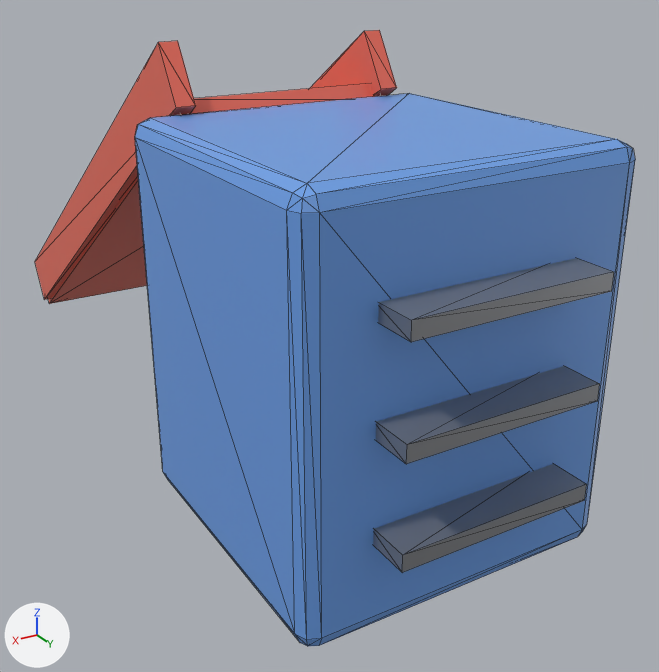
The glTF model dead-city/models/props/kids_slide.glb as it was, and as the next commit left it.
Before and after are seen from a camera (50 mm lens) standing at (1.37, 2.87, 1.65) and looking at (-0.24, 0.2, 0.32). Every picture has the same lights, and +X, +Y and +Z are marked at lower left. The first picture is the older version. Mesh edges are drawn as thin lines. Vertices at exactly the same position are counted once.

Objects in the first picture: 'kids_slide'.
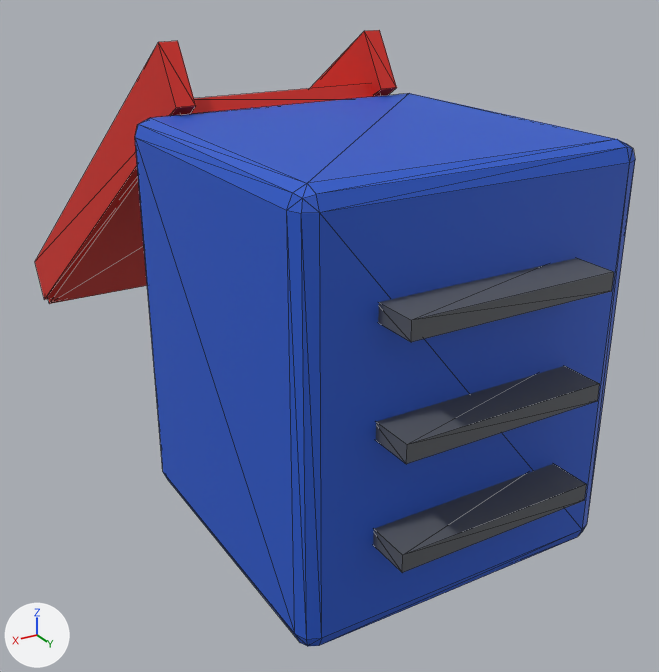
Where the change shows, as pixel boxes [x1, y1, x2, y2] in the pictures (659 x 672 px):
'kids_slide', recoloured, surface changed (darker)
    both: [35, 30, 635, 646]
part 1 of me_cube, recoloured (darker)
    both: [135, 93, 635, 646]
part 2 of me_cube, recoloured (darker)
    both: [35, 30, 397, 304]
part 3 of me_cube, recoloured (darker)
    both: [373, 258, 614, 573]
part 4 of me_cube, surface changed (darker)
    both: [35, 30, 635, 646]

The change, as a diff of the scene's bpy script:
```diff
--- a/dead-city/models/props/kids_slide.glb.py
+++ b/dead-city/models/props/kids_slide.glb.py
@@ img_palette_kids_slide @@
+img_palette_kids_slide = load_image('Palette_kids_slide', '_unpacked/Palette_kids_slide', 16, 16, 'sRGB')
@@ mat_kids_slide_matte_0_0 @@
+mat_kids_slide_matte_0_0 = principled_material('kids_slide_matte_0.0')
+mat_kids_slide_matte_0_0.texture = img_palette_kids_slide
+mat_kids_slide_matte_0_0.roughness = 0.6
@@ me_cube @@
 me_cube.from_pydata(...)  # 104 vertices, 180 faces; spans x -0.5..0.5, y -1.68..1.43, z -0.04..1.4
 # used by ob_kids_slide; location = (0.0, 0.0, 0.0)
+# me_cube part 1: all 108 faces that had it switch from mat_slideblue (blue #6ca0e7) to mat_kids_slide_matte_0_0 (picture img_palette_kids_slide)
+# me_cube part 2: all 36 faces that had it switch from mat_slidered (red #ed6c59) to mat_kids_slide_matte_0_0 (picture img_palette_kids_slide)
+# me_cube part 3: all 36 faces that had it switch from mat_mallsteel (grey #a0a2a6) to mat_kids_slide_matte_0_0 (picture img_palette_kids_slide)
+# me_cube part 4: texture (UV) coordinates of 180 of 180 faces, centred in x -0.5..0.5, y -1.64..1.43, z -0.02..1.34, changed; they spanned u 0.12..0.88, v 0.0..1.0 and now span u 0.25..0.75, v 0.25..0.75
```
